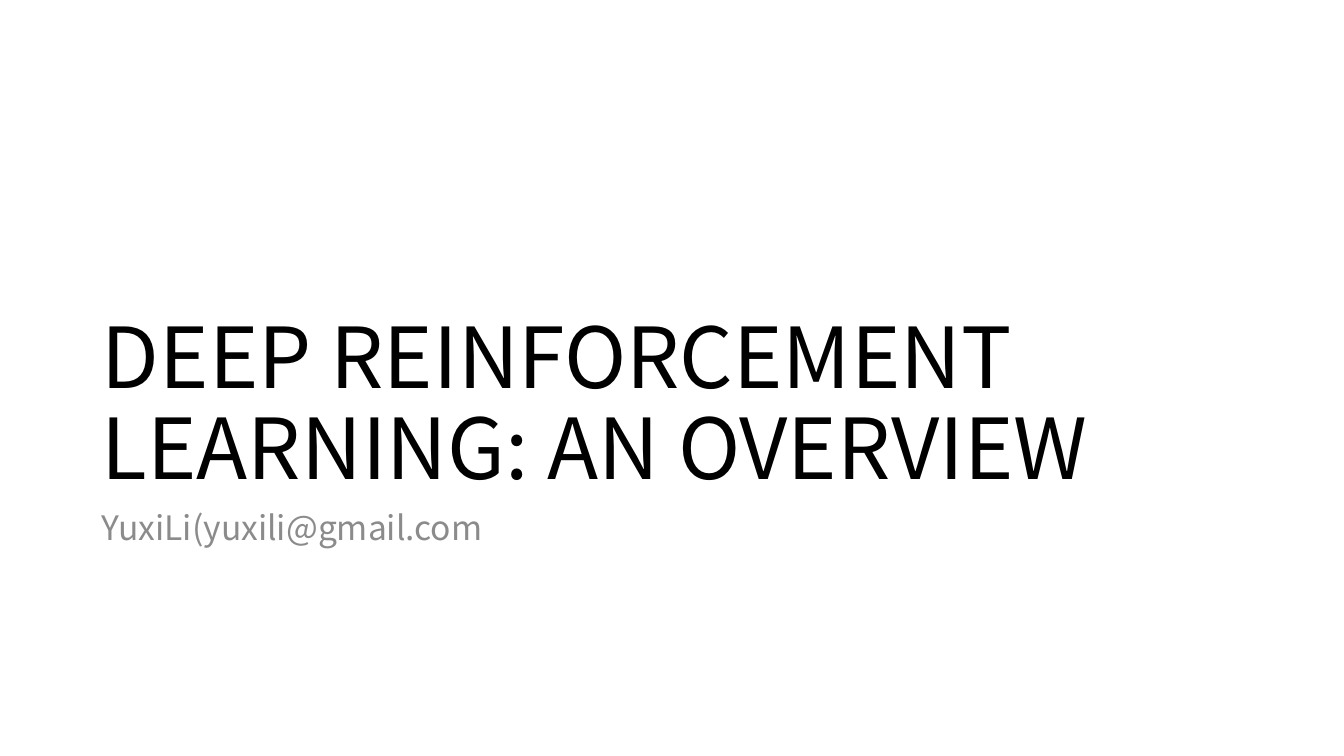
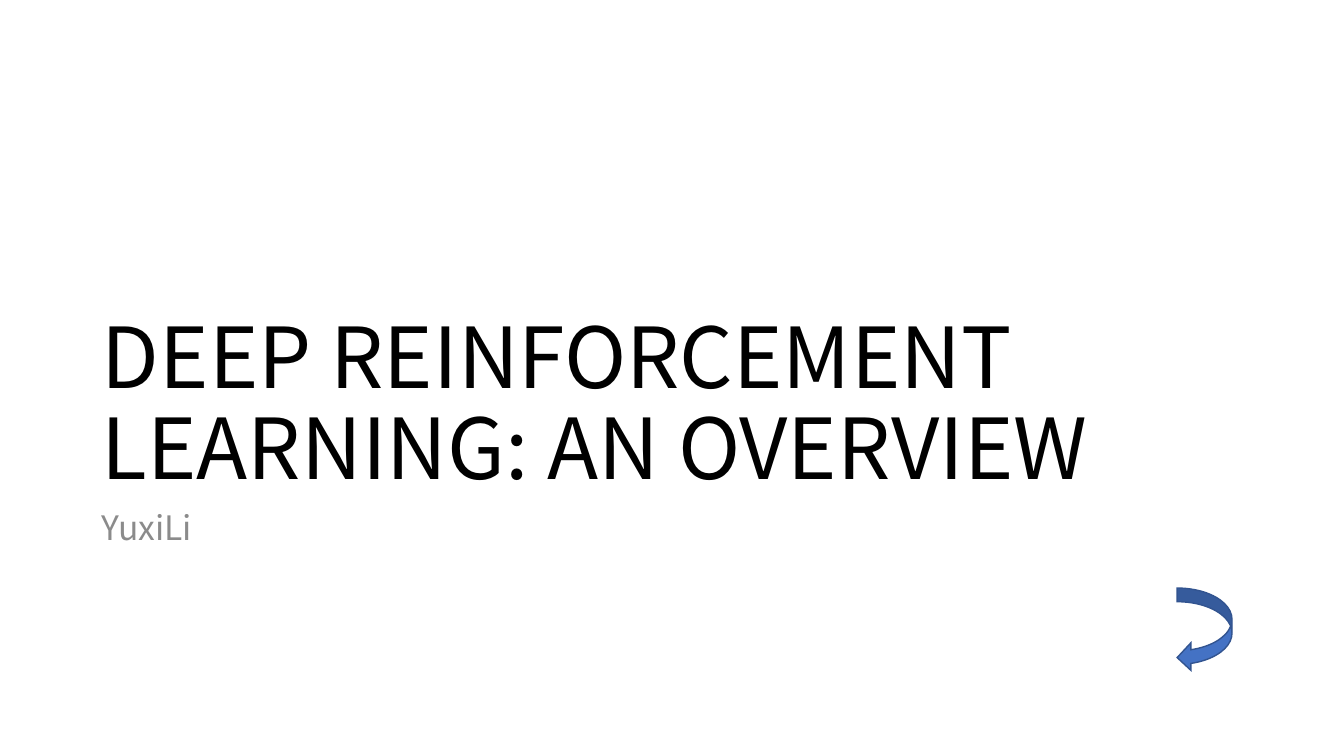
Before and after one commit to kangyongxin/0-RL-GameReviewPapers, a slide deck: slide 3 of Note_RLGameReviewPapers.pptx. Drawn at 1344x756 pixels with LibreOffice and Linux fonts; fonts in the diff are those of the drawing. Boxes give left, top, right and bottom in pixels: in the first picture for what was removed or moved away, otherwise in the second. Text is boxed around its words. In the diff, an @@ line names an element or a change of style, - is before the commit and + after.

```diff
--- a/Note_RLGameReviewPapers.pptx
+++ b/Note_RLGameReviewPapers.pptx
@@ text at box(102, 514, 192, 541): text changed @@
-YuxiLi(yuxili@gmail.com
+YuxiLi
@@ curved left arrow added at box(1178, 588, 1232, 671), fill #4472C4, outline #325491 1 pt @@
```
Also in this commit, not shown: 1 other slide changed, 16 slides added, 1 other file.
